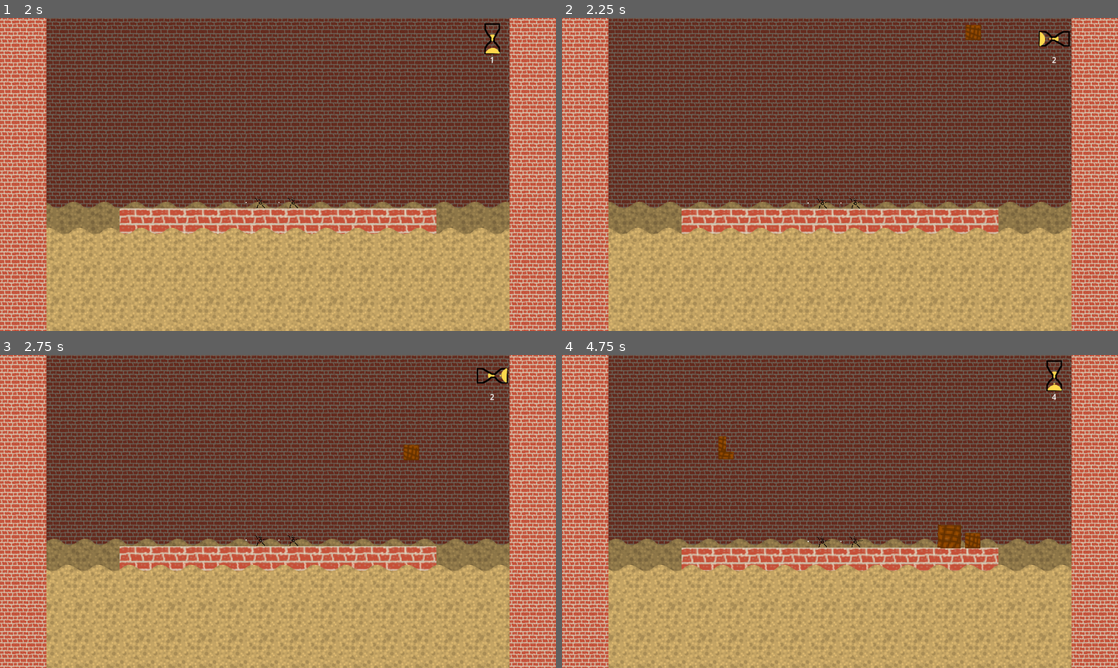
Above: before the commit, frames 1-4 (two rows, left to right).
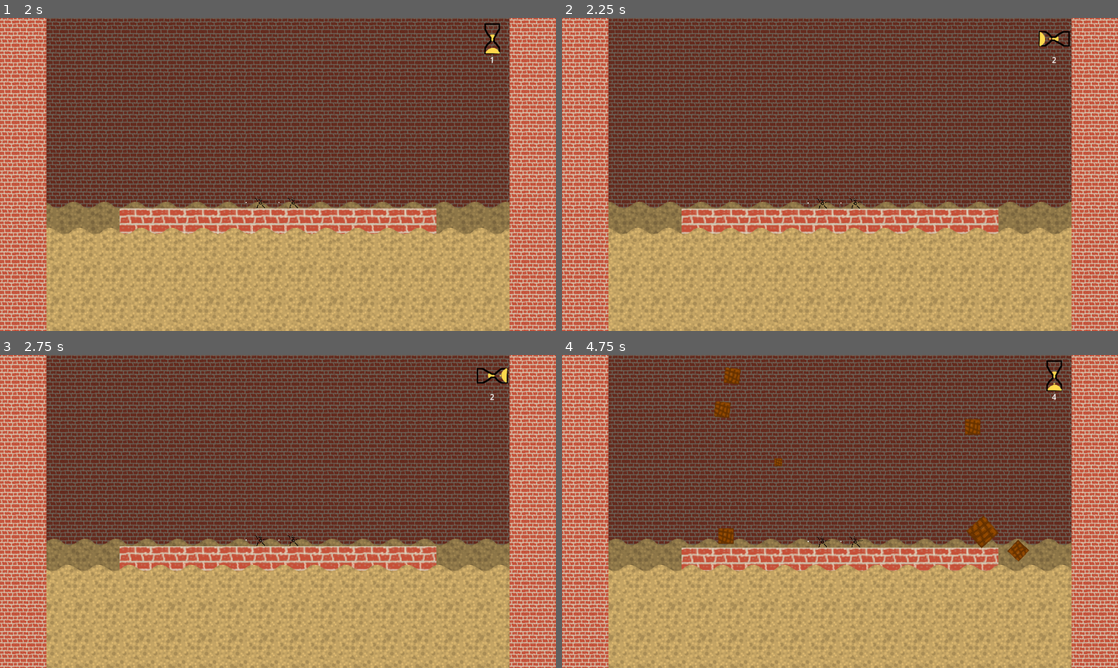
Above: after the commit, the same moments.

Repository: atomazu/quicksand
Game: Godot game, scene res://scenes/stage.tscn
The game is run twice, just before and just after one commit, with the same random seed, the same clock (stepped at 60 frames per second) and the same inputs.
Inputs:
- Up to frame 1 (2 s): no input
- Up to frame 2 (2.25 s): no input
- Up to frame 3 (2.75 s): no input
- Up to frame 4 (4.75 s): no input

Frame 1 is identical in both runs. In frame 2, 0.1% of the frame differs, in the area x 72-76%, y 2-8%; in frame 3, 0.1%; in frame 4, 1.5%, in the area x 27-84%, y 4-66%.

Commit message:
feat: add permanent spawning and spawn function

Diff:
--- a/scenes/spawner.gd
+++ b/scenes/spawner.gd
@@ -5,18 +5,26 @@
 @export var spawn_width: float
 @export var entity_list: EntityList
 
+var time = 1.0
+
 func _ready() -> void:
 	for i in range(10):
-		await get_tree().create_timer(0.1).timeout
+		await get_tree().create_timer(0.2).timeout
 		start()
 
+func _process(delta: float) -> void:
+	time += delta / 3
+
 func start() -> void:
-	for entity in entity_list.entities:
-		# TODO play with optimal randomized spawn timer
-		await get_tree().create_timer(randi_range(1, 10)).timeout
-		var instance: Node2D = entity.scene.instantiate()
-		var size = Vector2.ONE*randi_range(1, 3)
-		instance.get_child(0).get_child(0).scale = size
-		instance.get_child(0).get_child(1).scale = size
-		spawn_container.add_child.call_deferred(instance)
-		instance.global_position = Vector2(randf_range(-spawn_width, spawn_width), spawn_height)
+	while true:
+		for entity in entity_list.entities:
+			# TODO play with optimal randomized spawn timer
+			await get_tree().create_timer(randi_range(2 + sqrt(time),  3 + sqrt(time))).timeout
+			var instance: Node2D = entity.scene.instantiate()
+			var size = Vector2.ONE*randi_range(1, 3)
+			# TODO perhaps add floating scaling
+			# TODO add that size scales smaller over time
+			instance.get_child(0).get_child(0).scale = size
+			instance.get_child(0).get_child(1).scale = size
+			spawn_container.add_child.call_deferred(instance)
+			instance.global_position = Vector2(randf_range(-spawn_width, spawn_width), spawn_height)
